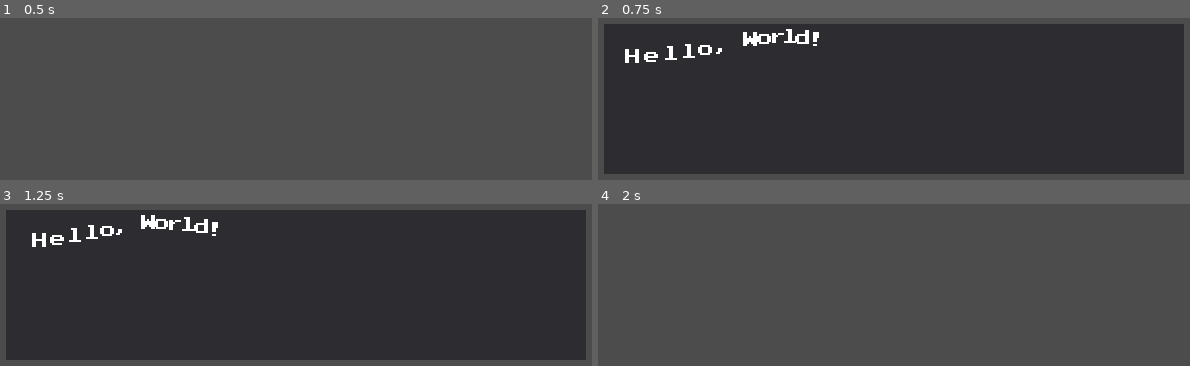
Above: before the commit, frames 1-4 (two rows, left to right).
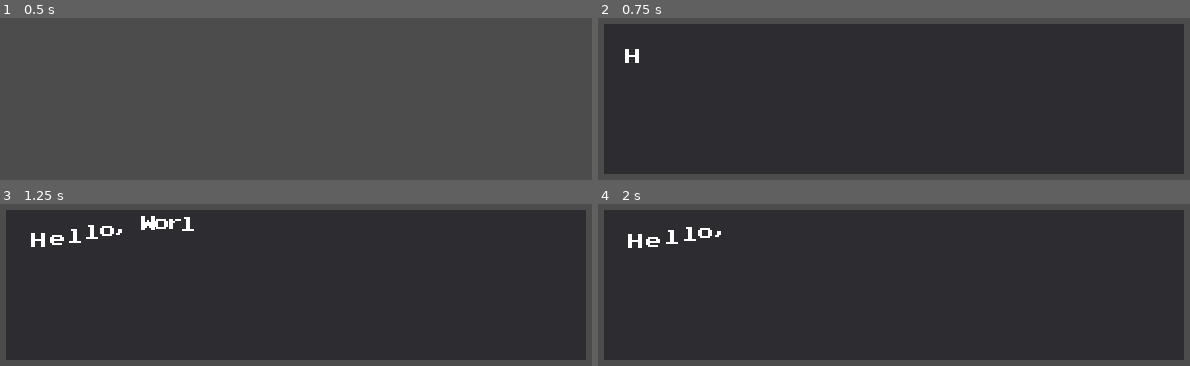
Above: after the commit, the same moments.

Repository: AniMerrill/2D-Girls-Are-Better
Game: Godot game, scene res://test/test.tscn
Two runs of this game, one before a commit and one after it. Both use one fixed random seed, a clock stepped at 60 frames per second and the inputs below.
Inputs (mouse positions are in pixels of both pictures, inside the frame that each line leads up to):
- Up to frame 1 (0.5 s): no input
- Up to frame 2 (0.75 s): tap Enter at 0.5 s; move the mouse to (outside the picture) at 0.52 s; hold Space (ui_accept) from 0.53 s (still down); click (outside the picture) at 0.67 s
- Up to frame 3 (1.25 s): keep holding Space (ui_accept)
- Up to frame 4 (2 s): move the mouse to (outside the picture) at 1.27 s; release Space (ui_accept) at 1.28 s; tap Space (ui_accept) at 1.35, 1.52, 1.82 s; click (outside the picture) at 1.42 s

Frame 1 is identical in both runs. In frame 2, 0.9% of the frame differs, in the area x 7-38%, y 6-28%; in frame 3, 0.3%; in frame 4, 91%, in the area x 1-99%, y 3-97%.

Commit message:
Implemented text scroll for Message

Diff:
--- a/project.godot
+++ b/project.godot
@@ -26,7 +26,7 @@
 
 [application]
 
-config/name="Godot Wild Jam 18"
+config/name="2D Girls Are Better"
 run/main_scene="res://test/test.tscn"
 config/icon="res://icon.png"
 
@@ -46,6 +46,21 @@
 
 enabled=PoolStringArray( "animerrill.joyput" )
 
+[input]
+
+ui_accept={
+"deadzone": 0.5,
+"events": [ Object(InputEventKey,"resource_local_to_scene":false,"resource_name":"","device":0,"alt":false,"shift":false,"control":false,"meta":false,"command":false,"pressed":false,"scancode":32,"unicode":0,"echo":false,"script":null)
+, Object(InputEventJoypadButton,"resource_local_to_scene":false,"resource_name":"","device":0,"button_index":0,"pressure":0.0,"pressed":false,"script":null)
+ ]
+}
+ui_cancel={
+"deadzone": 0.5,
+"events": [ Object(InputEventKey,"resource_local_to_scene":false,"resource_name":"","device":0,"alt":false,"shift":false,"control":false,"meta":false,"command":false,"pressed":false,"scancode":65,"unicode":0,"echo":false,"script":null)
+, Object(InputEventJoypadButton,"resource_local_to_scene":false,"resource_name":"","device":0,"button_index":1,"pressure":0.0,"pressed":false,"script":null)
+ ]
+}
+
 [rendering]
 
 quality/driver/driver_name="GLES2"
--- a/test/test.gd
+++ b/test/test.gd
@@ -6,7 +6,7 @@
 	pass
 
 
-func _input(event):
+func _input(_event):
 	if Input.is_action_pressed("ui_accept"):
 		Message.display_dialogue(["[tornado]Hello, World![/tornado]"])
 		yield(Message, "message_finished")
--- a/ui/Message.gd
+++ b/ui/Message.gd
@@ -1,8 +1,10 @@
 extends CanvasLayer
-# Message script/node inspired by the work Ereborn did for our project
-# Metempsychosis (MIT)!
-# https://github.com/AniMerrill/Metempsychosis
+""" Message display singleton for dialogue, prompts, and menus.
 
+	Message script/node inspired by the work Ereborn did for our project
+	Metempsychosis (MIT)!
+	https://github.com/AniMerrill/Metempsychosis
+	"""
 
 signal message_finished
 
@@ -11,12 +13,16 @@
 const TOP_Y_POSITION := 0.0
 const BOTTOM_Y_POSITION := 310
 
+export var dialogue_rate := 20 # Characters per second
+
 var message_type : int = MessageType.DIALOGUE
-
 var current_index := 0
 var current_messages : PoolStringArray = []
 
+var current_chars_displayed := 0
+
 var allow_new_message := true
+var full_dialogue_shown := false
 
 onready var main := $Main
 onready var background := $Main/Background
@@ -25,27 +31,59 @@
 
 
 func _ready():
+	# warning-ignore:return_value_discarded
 	message_delay.connect("timeout", self, "_on_message_delay_timeout")
+
+	set_process(false)
 
 	background.visible = false
 	dialogue.visible = false
 
 
-func _input(event):
+func _input(_event):
 	if not current_messages.empty():
-		if message_type == MessageType.DIALOGUE:
-			if Input.is_action_just_pressed("ui_accept"):
-				next_dialogue()
+		match message_type:
+			MessageType.DIALOGUE:
+				if (
+						Input.is_action_just_pressed("ui_accept") and
+						full_dialogue_shown
+						):
+
+					next_dialogue()
 
 
+func _process(delta):
+	if message_type == MessageType.DIALOGUE:
+		if dialogue.percent_visible < 1:
+			var char_percent = 1.0 / dialogue.text.length()
+
+			var current_rate = dialogue_rate
+
+			if Input.is_action_pressed("ui_cancel"):
+				current_rate *= 2
+
+			dialogue.percent_visible += char_percent * current_rate * delta
+
+			var chars_displayed : int = dialogue.percent_visible / char_percent
+
+			if current_chars_displayed < chars_displayed:
+				current_chars_displayed = chars_displayed
+				print(current_chars_displayed)
+		else:
+			full_dialogue_shown = true
+			set_process(false)
+
+
+# Used for a variety of purposes to ignore input for a split second so things
+# can properly display. This function specifically is used so that when the last
+# message of a dialogue, prompt, or menu is shown then the ability to display
+# a new message can be delayed until the player has released the button.
 func _on_message_delay_timeout():
 	allow_new_message = true
 
 
 func display_dialogue(messages : PoolStringArray, bottom := true):
 	if allow_new_message:
-		print("display dialogue")
-
 		message_delay.start()
 		yield(message_delay, "timeout")
 
@@ -63,6 +101,8 @@
 
 		return true
 	else:
+		# Can be used to check if message was rejected from whatever source
+		# calls the dialogue to display.
 		return false
 
 
@@ -83,3 +123,8 @@
 
 	background.visible = true
 	dialogue.visible = true
+
+	dialogue.percent_visible = 0
+	current_chars_displayed = 0
+	full_dialogue_shown = false
+	set_process(true)
